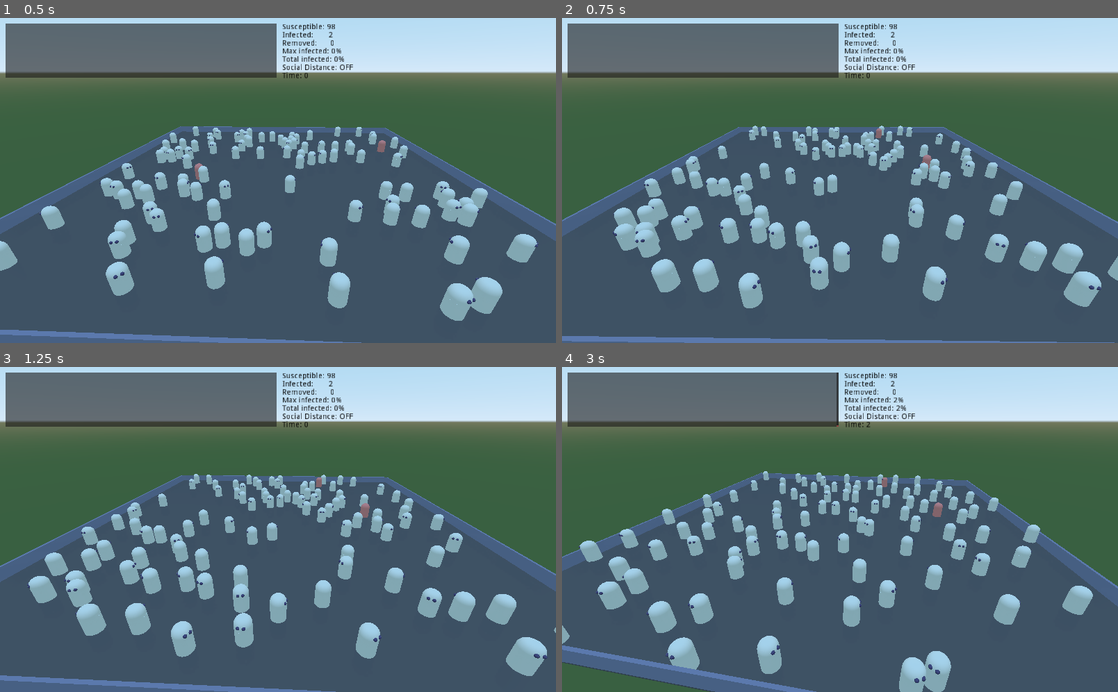
Above: before the commit, frames 1-4 (two rows, left to right).
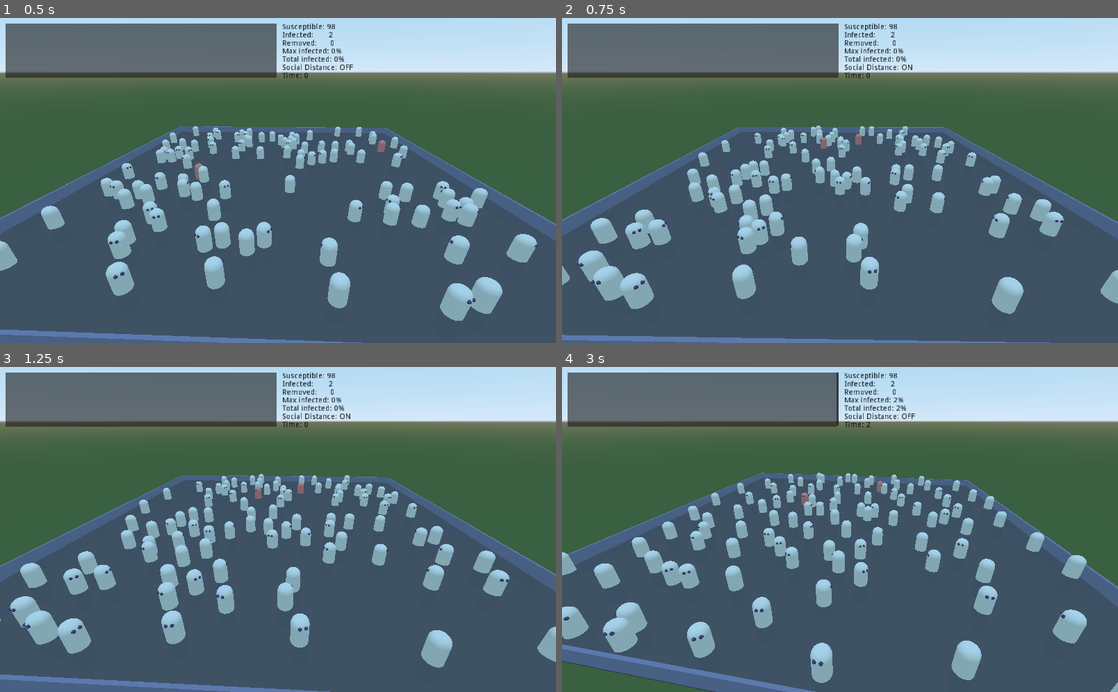
Above: after the commit, the same moments.

Repository: JontePonte/Hattifnatter
Game: Godot game, scene res://Main.tscn
Same seed, same stepped clock (60 frames per second), same inputs: the game is played once before the commit and once after it.
Inputs:
- Up to frame 1 (0.5 s): no input
- Up to frame 2 (0.75 s): tap Enter (ui_reset, bound only after the commit) at 0.5 s; tap Space (ui_select) at 0.6 s
- Up to frame 3 (1.25 s): tap Space (ui_select) at 0.77, 1.07 s
- Up to frame 4 (3 s): tap Space (ui_select) at 1.35, 1.52, 1.82, 2.1, 2.85 s

Frame 1 is identical in both runs. In frame 2, 17% of the frame differs, in the area x 0-100%, y 14-100%; in frame 3, 17%; in frame 4, 18%, in the area x 0-100%, y 32-100%.

Commit message:
Changed key_input to ui_action because it allows just_pressed

Diff:
--- a/Main.gd
+++ b/Main.gd
@@ -23,12 +23,12 @@
 
 func _process(delta):
 	# Reset world by pressing ENTER
-	if Input.is_key_pressed(KEY_ENTER):
+	if Input.is_action_just_pressed("ui_reset"):
 		get_tree().reload_current_scene()	# Reset all scenes
 		GlobalVars.reset_all()				# Reset global variables
 
 	# Toggle Social Distance policy with SPACE
-	if Input.is_key_pressed(KEY_SPACE):
+	if Input.is_action_just_pressed("ui_select"):
 		if GlobalVars.is_social_distance:
 			GlobalVars.is_social_distance = false
 		else:
--- a/project.godot
+++ b/project.godot
@@ -21,3 +21,18 @@
 [autoload]
 
 GlobalVars="*res://GlobalVars.gd"
+
+[input]
+
+ui_accept={
+"deadzone": 0.5,
+"events": [ Object(InputEventKey,"resource_local_to_scene":false,"resource_name":"","device":0,"alt":false,"shift":false,"control":false,"meta":false,"command":false,"pressed":false,"scancode":16777222,"unicode":0,"echo":false,"script":null)
+, Object(InputEventKey,"resource_local_to_scene":false,"resource_name":"","device":0,"alt":false,"shift":false,"control":false,"meta":false,"command":false,"pressed":false,"scancode":32,"unicode":0,"echo":false,"script":null)
+, Object(InputEventJoypadButton,"resource_local_to_scene":false,"resource_name":"","device":0,"button_index":0,"pressure":0.0,"pressed":false,"script":null)
+ ]
+}
+ui_reset={
+"deadzone": 0.5,
+"events": [ Object(InputEventKey,"resource_local_to_scene":false,"resource_name":"","device":0,"alt":false,"shift":false,"control":false,"meta":false,"command":false,"pressed":false,"scancode":16777221,"unicode":0,"echo":false,"script":null)
+ ]
+}
